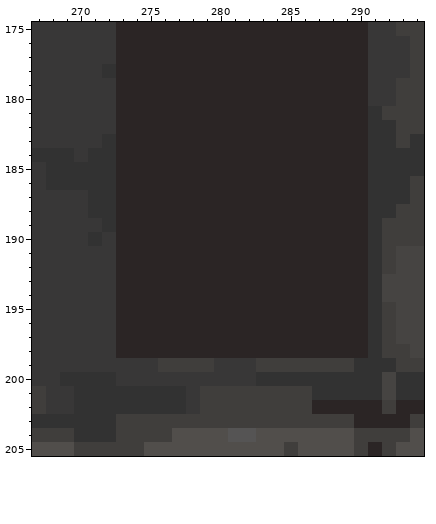
A pixel-art file gets an edit: guzintastas/tastaas/dungeon/dungeon2.aseprite. Above is the file before it was changed.
500x500 pixels, 1 frame. Colours within 5 levels of each other are drawn and written as one. Shown: x 267..294, y 175..205.
Now the later version:
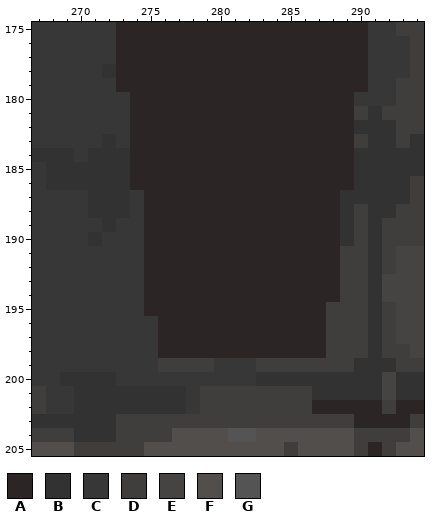
Palette (. is transparent): A #2b2525  B #323232  C #383737  D #403e3c  E #464442  F #514e4b  G #555454
Difference:
Layer "Layer 5":
The author changed colour A to colour B in row 182 at x 290; in rows 184 to 186 at x 273 and 290; in row 187 at x 273 and 289 to 290; in row 188 at x 273 and 289; in rows 189 to 190 at x 289.
The author changed colour A to colour C in row 180 at x 273 and 290; in rows 181 to 183 at x 273; in rows 187 to 188 at x 274; in rows 189 to 195 at x 273 to 274; in rows 196 to 198 at x 273 to 275.
The author changed colour A to colour D in row 181 at x 290; in row 183 at x 290; in rows 188 to 190 at x 290; in rows 191 to 194 at x 289 to 290; in rows 195 to 198 at x 288 to 290.
Boxes around the changes in both pictures, in picture pixels (x1, y1, x2, y2):
changed: (116, 92, 158, 358)
changed: (326, 92, 368, 358)
